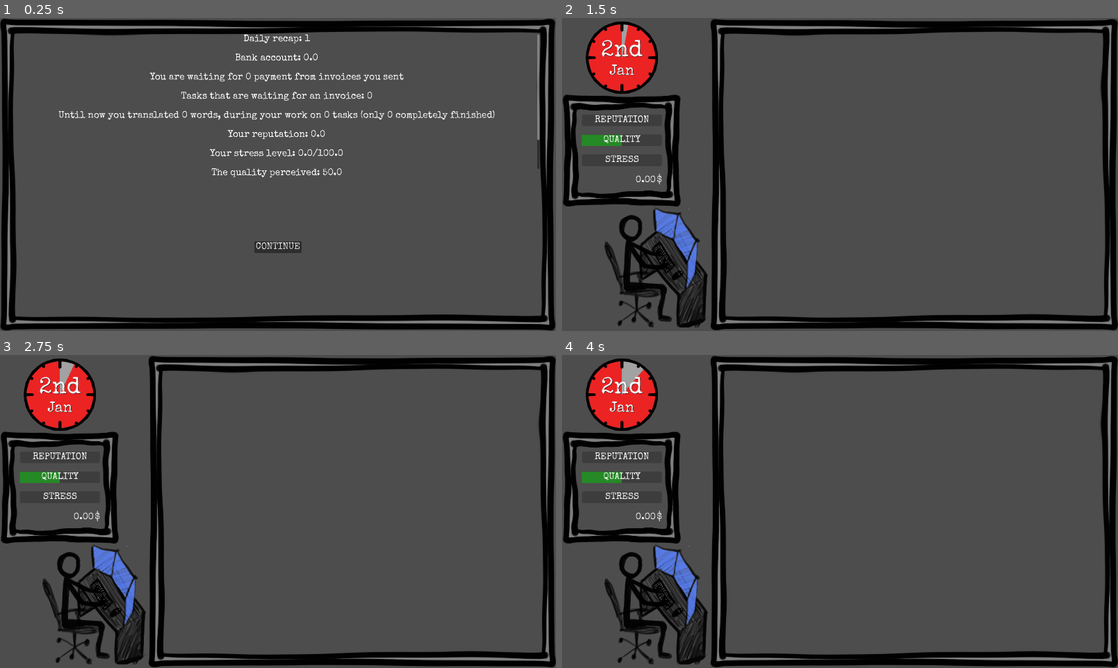
Above: before the commit, frames 1-4 (two rows, left to right).
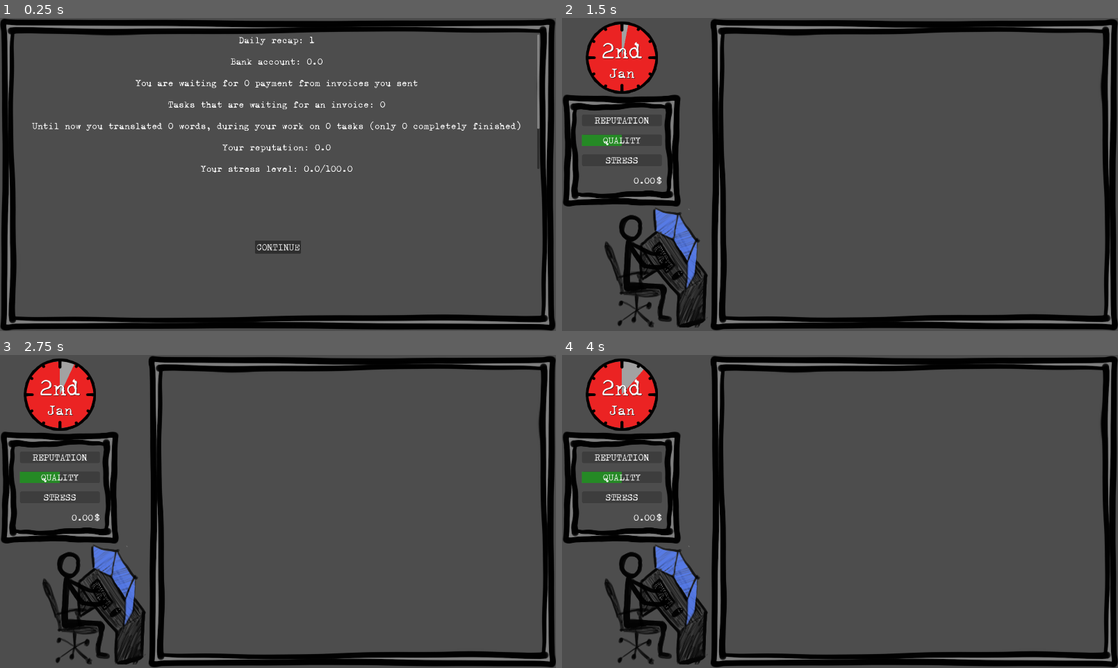
Above: after the commit, the same moments.

Repository: ildede/game-off-2025
Game: Godot game, scene res://scenes/ui/daily_screen/daily.tscn
Same seed, same stepped clock (60 frames per second), same inputs: the game is played once before the commit and once after it. This scene is started directly instead of the project's main scene.
Inputs (mouse positions are in pixels of both pictures, inside the frame that each line leads up to):
- Up to frame 1 (0.25 s): no input
- Up to frame 2 (1.5 s): click "CONTINUE" at 0.5 s; move the mouse to (812, 237) at 1.27 s; click (812, 237) at 1.42 s
- Up to frame 3 (2.75 s): tap Enter at 2 s; drag from (444, 558) to (100, 602) at 2.02 s
- Up to frame 4 (4 s): tap Space at 2.75 s; move the mouse to (673, 464) at 2.77 s; click (673, 464) at 2.92 s; drag from (867, 511) to (673, 464) at 3.52 s

The runs differ from the first frame. In frame 1, 4.0% of the frame differs, in the area x 5-97%, y 5-76%; in frame 2, 0.8%; in frame 3, 0.8%; in frame 4, 0.8%.

Commit message:
chore: change global font

Diff:
--- a/scenes/ui/global_themes/main_theme.tres
+++ b/scenes/ui/global_themes/main_theme.tres
@@ -1,7 +1,7 @@
-[gd_resource type="Theme" load_steps=4 format=3 uid="uid://cym7llujgpfif"]
+[gd_resource type="Theme" load_steps=5 format=3 uid="uid://cym7llujgpfif"]
 
 [ext_resource type="Texture2D" uid="uid://bs86lbkmt0uju" path="res://scenes/ui/global_themes/assets/Rect.png" id="1_goo8p"]
-[ext_resource type="FontFile" uid="uid://80pp3wkw1fj" path="res://scenes/ui/global_themes/fonts/SpecialElite.ttf" id="2_goo8p"]
+[ext_resource type="FontFile" uid="uid://bmi24l2afy1uh" path="res://scenes/ui/global_themes/fonts/XTypewriter-Regular.ttf" id="2_goo8p"]
 
 [sub_resource type="StyleBoxTexture" id="StyleBoxTexture_g8dqy"]
 texture = ExtResource("1_goo8p")
@@ -10,7 +10,10 @@
 texture_margin_right = 57.0
 texture_margin_bottom = 57.0
 
+[sub_resource type="FontVariation" id="FontVariation_3i2gq"]
+base_font = ExtResource("2_goo8p")
+
 [resource]
-default_font = ExtResource("2_goo8p")
+default_font = SubResource("FontVariation_3i2gq")
 default_font_size = 32
 PanelContainer/styles/panel = SubResource("StyleBoxTexture_g8dqy")
Binary file added: scenes/ui/global_themes/fonts/XTypewriter-Bold.ttf
Not shown, added: scenes/ui/global_themes/fonts/XTypewriter-Bold.ttf.import
Binary file added: scenes/ui/global_themes/fonts/XTypewriter-Regular.ttf
Not shown, added: scenes/ui/global_themes/fonts/XTypewriter-Regular.ttf.import
